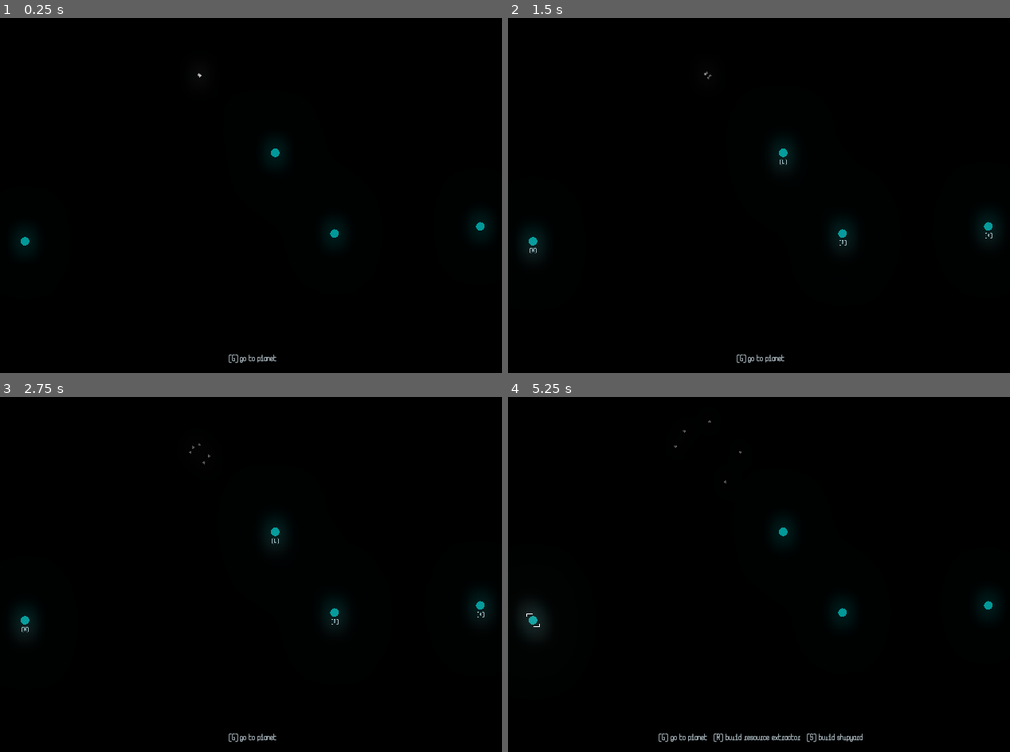
Above: before the commit, frames 1-4 (two rows, left to right).
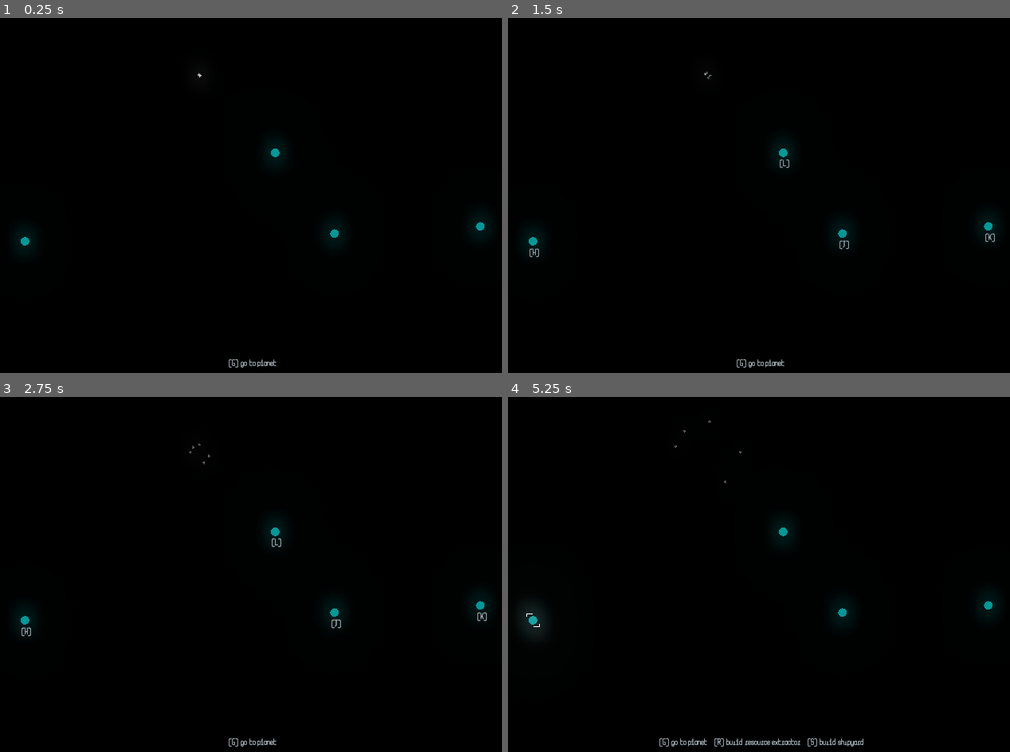
Above: after the commit, the same moments.

Repository: raffomania/aekisfour
Game: Godot game, scene res://main.tscn
Same seed, same stepped clock (60 frames per second), same inputs: the game is played once before the commit and once after it.
Inputs:
- Up to frame 1 (0.25 s): no input
- Up to frame 2 (1.5 s): tap Enter at 0.5 s; hold R (r) 0.53-1.28 s; tap G (g) at 0.6 s; tap Space at 1.25 s; tap R (r) at 1.35 s
- Up to frame 3 (2.75 s): tap S (s) at 1.55 s; tap Enter at 2 s; hold S (s) from 2.03 s (still down); tap G (g) at 2.3 s
- Up to frame 4 (5.25 s): tap Space at 2.75, 4.25 s; release S (s) at 2.78 s; tap G (g) at 2.85, 4.55 s; tap R (r) at 3.05 s; tap Enter at 3.5 s; hold R (r) 3.53-4.28 s; tap S (s) at 3.8, 4.35 s; tap Escape (esc) at 4.15 s; hold R (r) from 5.03 s (still down); tap H at 5.1 s

The runs differ from the first frame. In frame 1, 0.2% of the frame differs, in the area x 45-56%, y 94-99%; in frame 2, 0.3%; in frame 3, 0.3%; in frame 4, 0.8%, in the area x 30-71%, y 94-99%.

Commit message:
make planet labels zoom-independent

Diff:
--- a/planet.gd
+++ b/planet.gd
@@ -7,7 +7,6 @@
 var resources = 0 setget set_resources
 var reserved_resources = 0 setget set_reserved_resources
 var selected = false setget set_selected
-var show_label = false setget set_show_label
 var character
 var building = building_type.NONE
 
@@ -27,13 +26,6 @@
 		draw_line(Vector2(offset, offset), Vector2(0, offset), Color.white)
 		draw_line(Vector2(-offset, -offset), Vector2(-offset, -offset / 2), Color.white)
 		draw_line(Vector2(-offset, -offset), Vector2(0, -offset), Color.white)
-
-	if show_label:
-		var pos = Vector2(-15, radius + 30)
-		var char_string = OS.get_scancode_string(character)
-		pos.x += draw_char(font, pos, '[', char_string) + 2
-		pos.x += draw_char(font, pos, char_string, ']') + 2
-		var _next = draw_char(font, pos, ']', '')
 
 	if building == building_type.RESOURCE:
 		draw_circle(Vector2(0, 0), radius - 15, Color.white)
@@ -70,10 +62,6 @@
 		add_child(resource_timer)
 		resource_timer.start()
 
-func set_show_label(value):
-	show_label = value
-	update()
-
 func set_selected(value):
 	selected = value
 	update()
--- a/ui.gd
+++ b/ui.gd
@@ -2,6 +2,7 @@
 
 var selected_planet
 var is_selecting
+var planet_labels = []
 onready var modeline = $modeline
 
 func _ready():
@@ -44,13 +45,21 @@
 	is_selecting = true
 	var planets = get_tree().get_nodes_in_group('planets')
 	for planet in planets:
-		planet.show_label = true
+		var position = get_viewport().canvas_transform.xform(planet.global_position + Vector2(0, planet.radius * 1.2)) + Vector2(-10, 20)
+
+		var label = Label.new()
+		label.text = '[%s]' % OS.get_scancode_string(planet.character)
+		label.margin_left = position.x
+		label.margin_top = position.y
+		add_child(label)
+		planet_labels.push_back(label)
 
 func stop_selecting():
 	is_selecting = false
-	var planets = get_tree().get_nodes_in_group('planets')
-	for planet in planets:
-		planet.show_label = false
+	for label in planet_labels:
+		remove_child(label)
+		label.queue_free()
+	planet_labels = []
 
 func remove_selection():
 	modeline.text = '[G] go to planet'
--- a/ui.tscn
+++ b/ui.tscn
@@ -2,13 +2,9 @@
 
 [ext_resource path="res://ui.gd" type="Script" id=1]
 
-[node name="ui" type="CenterContainer"]
-anchor_top = 1.0
+[node name="ui" type="Control"]
 anchor_right = 1.0
 anchor_bottom = 1.0
-margin_left = 20.0
-margin_right = -20.0
-margin_bottom = -40.0
 grow_vertical = 0
 size_flags_horizontal = 0
 script = ExtResource( 1 )
@@ -17,7 +13,15 @@
 }
 
 [node name="modeline" type="Label" parent="."]
-margin_left = 866.0
-margin_right = 1014.0
-margin_bottom = 22.0
+anchor_top = 1.0
+anchor_right = 1.0
+anchor_bottom = 1.0
+margin_left = 20.0
+margin_top = -50.0
+margin_right = -20.0
 text = "[G] go to planet"
+align = 1
+valign = 3
+__meta__ = {
+"_edit_use_anchors_": false
+}
